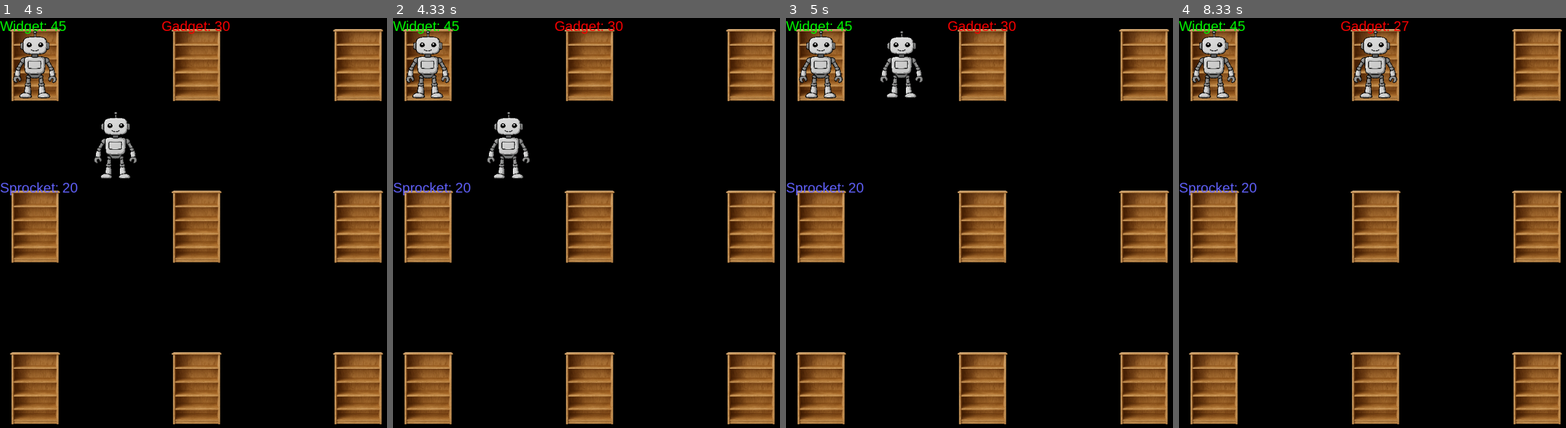
Above: before the commit, frames 1-4 (left to right).
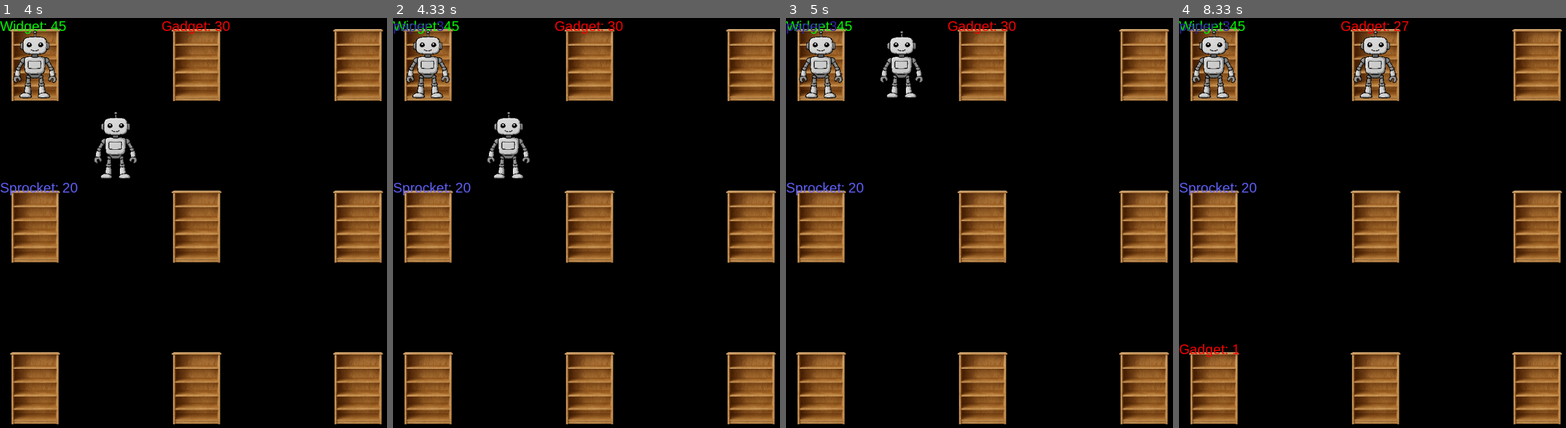
Above: after the commit, the same moments.

Repository: mtfehrer/cs476-project
Game: pygame game, started from main.py
Same seed, same stepped clock (60 frames per second), same inputs: the game is played once before the commit and once after it.
Inputs:
- Up to frame 1 (4 s): no input
- Up to frame 2 (4.33 s): no input
- Up to frame 3 (5 s): no input
- Up to frame 4 (8.33 s): no input

Frame 1 is identical in both runs. In frame 2, 0.1% of the frame differs, in the area x 0-14%, y 0-4%; in frame 3, 0.1%; in frame 4, 0.3%, in the area x 0-16%, y 0-83%.

Commit message:
added random item import

Diff:
--- a/constants.py
+++ b/constants.py
@@ -1,6 +1,34 @@
 import pygame
+import random
 
 pygame.init()
 item_colors = {"Gadget": (255, 0, 0), "Widget": (0, 255, 0), "Sprocket": (100, 100, 255)}
 font = pygame.font.SysFont("Arial", 30)
 text_surfaces = {}
+
+new_items = [
+    "toothpaste",
+    "toothbrush",
+    "cologne",
+    "airpods",
+    "iphone",
+    "watch",
+    "laptop",
+    "dell laptop",
+    "candy",
+    "discord",
+    "phone",
+    "toilet paper",
+    "paper",
+    "pencil",
+    "pen",
+    "notebook",
+    "face",
+]
+
+for item in new_items:
+    item_colors[item] = (
+        random.randint(0, 255),
+        random.randint(0, 255),
+        random.randint(0, 255),
+    )
--- /dev/null
+++ b/importer.py
@@ -0,0 +1,13 @@
+import random
+from shelf import Shelf
+from constants import item_colors
+
+
+class Importer:
+	def __init__(self):
+		self.possible_items = list(item_colors.keys())
+
+	def add_random_item(self, shelf: Shelf) -> None:
+		random_item = self.possible_items[random.randint(0, len(self.possible_items) - 1)]
+		print(f"Adding a random item")
+		shelf.add_item(random_item, random.randint(1, 5))
--- a/main.py
+++ b/main.py
@@ -2,25 +2,29 @@
 import sys
 from warehouse import Warehouse
 from task import Task
+from importer import Importer
 
 screen_size = (1200, 900)
 screen = pygame.display.set_mode(screen_size)
 clock = pygame.time.Clock()
 framerate = 144
+items_timer = 500
 
 robot_img = pygame.image.load("robot.png").convert_alpha()
 robot_img = pygame.transform.scale(robot_img, (150, 200))
 shelf_img = pygame.image.load("shelf.png").convert_alpha()
 shelf_img = pygame.transform.scale(shelf_img, (150, 200))
 
+warehouse_importer = Importer()
+
 grid_size = 175
 
 map_layout = [
-    [1, 0, 1, 0, 1],
-    [0, 0, 0, 0, 0],
-    [1, 0, 1, 0, 1],
-    [0, 0, 0, 0, 0],
-    [1, 0, 1, 0, 1]
+	[1, 0, 1, 0, 1],
+	[0, 0, 0, 0, 0],
+	[1, 0, 1, 0, 1],
+	[0, 0, 0, 0, 0],
+	[1, 0, 1, 0, 1]
 ]
 
 warehouse = Warehouse(map_layout)
@@ -39,20 +43,30 @@
 robot2.execute_order(order2)
 
 frames = 0
+add_items_timer = 0
 while True:
-    for event in pygame.event.get():
-        if event.type == pygame.QUIT:
-            pygame.quit()
-            sys.exit()
+	for event in pygame.event.get():
+		if event.type == pygame.QUIT:
+			pygame.quit()
+			sys.exit()
 
-    frames += 1
-    should_move = (frames >= framerate)
-    if should_move:
-        frames = 0
+	frames += 1
+	should_move = (frames >= framerate)
+	if should_move:
+		frames = 0
 
-    warehouse.update(should_move)
+	add_items_timer += 1
 
-    screen.fill((0, 0, 0))
-    warehouse.render(screen, shelf_img, robot_img, grid_size)
-    pygame.display.update()
-    clock.tick(framerate)
+	should_add_item = (add_items_timer >= items_timer)
+	if should_add_item:
+		random_shelf = warehouse.get_random_shelf()
+		warehouse_importer.add_random_item(random_shelf)
+		add_items_timer = 0
+
+
+	warehouse.update(should_move)
+
+	screen.fill((0, 0, 0))
+	warehouse.render(screen, shelf_img, robot_img, grid_size)
+	pygame.display.update()
+	clock.tick(framerate)
--- a/warehouse.py
+++ b/warehouse.py
@@ -1,50 +1,55 @@
 from typing import List, Dict, Tuple
 from shelf import Shelf
 from robot import Robot
+import random
 from constants import font, item_colors, text_surfaces
 
 class Warehouse:
-    def __init__(self, map_layout: List[List[int]]):
-        self.map_ = map_layout
-        self.shelves: Dict[Tuple[int, int], Shelf] = {}
-        self.robots: List[Robot] = []
+	def __init__(self, map_layout: List[List[int]]):
+		self.map_ = map_layout
+		self.shelves: Dict[Tuple[int, int], Shelf] = {}
+		self.robots: List[Robot] = []
 
-        for i in range(len(self.map_)):
-            for j in range(len(self.map_[0])):
-                if self.map_[i][j] == 1:
-                    self.shelves[(i, j)] = Shelf((i, j))
+		for i in range(len(self.map_)):
+			for j in range(len(self.map_[0])):
+				if self.map_[i][j] == 1:
+					self.shelves[(i, j)] = Shelf((i, j))
 
-    def add_robot(self, position: Tuple[int, int]) -> Robot:
-        robot = Robot(position, len(self.robots), self)
-        self.robots.append(robot)
-        return robot
+	def add_robot(self, position: Tuple[int, int]) -> Robot:
+		robot = Robot(position, len(self.robots), self)
+		self.robots.append(robot)
+		return robot
 
-    def is_position_occupied(self, row: int, col: int, exclude_robot: int = -1) -> bool:
-        for robot in self.robots:
-            if robot.robot_id == exclude_robot:
-                continue
+	def is_position_occupied(self, row: int, col: int, exclude_robot: int = -1) -> bool:
+		for robot in self.robots:
+			if robot.robot_id == exclude_robot:
+				continue
 
-            if robot.position == (row, col):
-                return True
+			if robot.position == (row, col):
+				return True
 
-            if robot.path and len(robot.path) > 0 and robot.path[0] == (row, col):
-                return True
+			if robot.path and len(robot.path) > 0 and robot.path[0] == (row, col):
+				return True
 
-        return False
+		return False
 
-    def update(self, should_move: bool):
-        for robot in self.robots:
-            robot.update(should_move)
+	def update(self, should_move: bool):
+		for robot in self.robots:
+			robot.update(should_move)
 
-    def render(self, screen, shelf_img, robot_img, grid_size):
-        for pos, shelf in self.shelves.items():
-            shelf_pos = (pos[1] * grid_size, pos[0] * grid_size)
-            screen.blit(shelf_img, shelf_pos)
+	def render(self, screen, shelf_img, robot_img, grid_size):
+		for pos, shelf in self.shelves.items():
+			shelf_pos = (pos[1] * grid_size, pos[0] * grid_size)
+			screen.blit(shelf_img, shelf_pos)
 
-            for item, q in shelf.items.items():
-                if (item, q) not in text_surfaces:
-                    text_surfaces[(item, q)] = font.render(f"{item}: {q}", True, item_colors[item])
-                screen.blit(text_surfaces[(item, q)], shelf_pos)
+			for item, q in shelf.items.items():
+				if (item, q) not in text_surfaces:
+					text_surfaces[(item, q)] = font.render(f"{item}: {q}", True, item_colors[item])
+				screen.blit(text_surfaces[(item, q)], shelf_pos)
 
-        for robot in self.robots:
-            screen.blit(robot_img, (robot.position[1] * grid_size, robot.position[0] * grid_size))
+		for robot in self.robots:
+			screen.blit(robot_img, (robot.position[1] * grid_size, robot.position[0] * grid_size))
+
+	def get_random_shelf(self) -> Shelf:
+			shelves_list = list(self.shelves.values())
+			return shelves_list[random.randint(0, len(shelves_list) - 1)]
